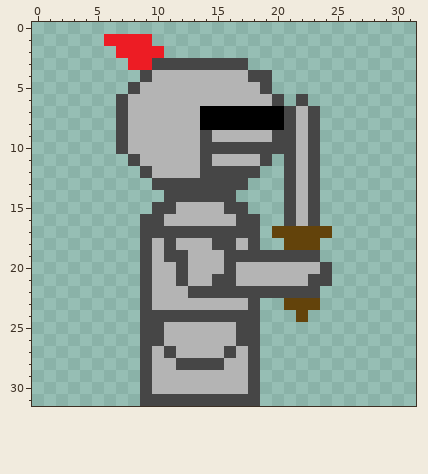
Pixel-art sprite, stored at Hazard/kinghtenemy.png. That is the earlier state.
The file is 32x32 pixels.
The same view after the edit:
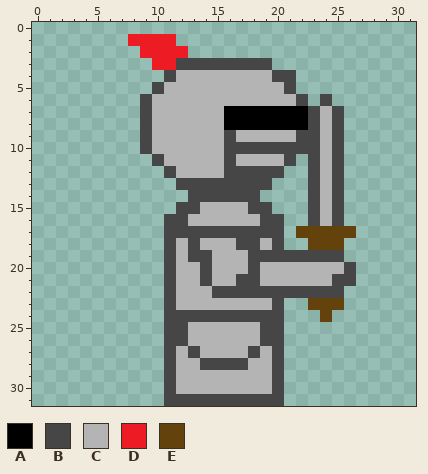
Palette (. is transparent): A #000000  B #464646  C #b4b4b4  D #ed1c24  E #63430b
Edits made:
Colour B gives way to colour A in rows 7 to 8 at x 21.
Colour C gives way to colour A in rows 7 to 8 at x 22.
The edit adds colour B in row 3 at x 18 to 19; in row 4 at x 20 to 21; in row 5 at x 21; in row 6 at x 24; in rows 7 to 11 at x 25; in row 12 at x 19 to 20 and 25.
The edit adds colour B in row 13 at x 18 to 19 and 25; in row 14 at x 17 to 18 and 25; in row 15 at x 18 to 19 and 25; in row 16 at x 19 to 20 and 25; in row 17 at x 19; in row 18 at x 20.
The edit adds colour B in row 19 at x 24 to 25; in row 20 at x 26; in row 21 at x 25 to 26; in row 22 at x 24 to 25; in row 23 at x 20; in rows 24 to 26 at x 19 to 20.
The edit adds colour B in rows 27 to 30 at x 20; in row 31 at x 19 to 20.
Colour C gives way to colour B in row 4 at x 11; in row 5 at x 10; in rows 6 to 8 at x 9; in row 9 at x 9, 16 and 22; in row 10 at x 9 and 22; in row 11 at x 10 and 16.
Colour C gives way to colour B in row 12 at x 11; in row 15 at x 12 to 13; in row 16 at x 11 to 12; in row 18 at x 13 and 17; in row 19 at x 13 to 14; in row 20 at x 11, 14 and 18.
Colour C gives way to colour B in row 21 at x 11, 14 and 17 to 18; in rows 22 to 23 at x 11; in rows 25 to 26 at x 11 to 12; in row 27 at x 13; in row 28 at x 11 and 16 to 17; in rows 29 to 30 at x 11.
Colour E gives way to colour B in row 17 at x 20.
The edit adds colour C in row 5 at x 20; in row 6 at x 21; in rows 7 to 10 at x 24; in row 11 at x 20 and 24; in rows 12 to 16 at x 24; in row 18 at x 19.
The edit adds colour C in row 20 at x 25; in row 23 at x 19; in rows 27 to 30 at x 19.
Colour A gives way to colour C in rows 7 to 8 at x 14 to 15.
Colour B gives way to colour C in row 4 at x 18 to 19; in row 5 at x 19; in row 6 at x 20; in row 9 at x 14 and 20 to 21; in row 10 at x 14 to 15; in row 11 at x 14 and 19.
Colour B gives way to colour C in row 12 at x 14 to 15; in row 15 at x 16 to 17; in row 16 at x 17 to 18; in row 18 at x 15 to 16; in row 19 at x 12 and 16 to 17; in row 20 at x 12, 16 and 24.
Colour B gives way to colour C in row 21 at x 12, 15 to 16 and 23 to 24; in row 22 at x 13 to 14; in row 23 at x 18; in rows 25 to 26 at x 17 to 18; in row 27 at x 16; in row 28 at x 12 to 13 and 18.
Colour B gives way to colour C in rows 29 to 30 at x 18.
The edit adds colour D in row 1 at x 10 to 11; in row 2 at x 11 to 12.
Colour B gives way to colour D in row 3 at x 10 to 11.
The edit adds colour E in row 17 at x 25 to 26; in row 18 at x 24 to 25; in row 23 at x 24 to 25; in row 24 at x 24.
Colour B is gone in row 4 at x 9; in row 5 at x 8; in rows 6 to 10 at x 7; in row 11 at x 8; in row 12 at x 9 and 21; in row 13 at x 10 to 11 and 21.
Colour B is gone in row 14 at x 11 to 12 and 21; in row 15 at x 10 to 11 and 21; in row 16 at x 9 to 10 and 21; in row 17 at x 9 to 10; in rows 18 to 23 at x 9; in rows 24 to 26 at x 9 to 10.
Colour B is gone in rows 27 to 30 at x 9; in row 31 at x 9 to 10.
Colour C is gone in row 4 at x 10; in row 5 at x 9; in rows 6 to 10 at x 8; in row 11 at x 9 and 22; in row 12 at x 10 and 22; in rows 13 to 16 at x 22.
Colour C is gone in rows 18 to 23 at x 10; in rows 27 to 30 at x 10.
Colour D is gone in row 1 at x 6 to 7; in row 2 at x 7 to 8; in row 3 at x 8 to 9.
Colour E is gone in row 17 at x 21; in row 18 at x 21 to 22; in row 23 at x 21 to 22; in row 24 at x 22.
